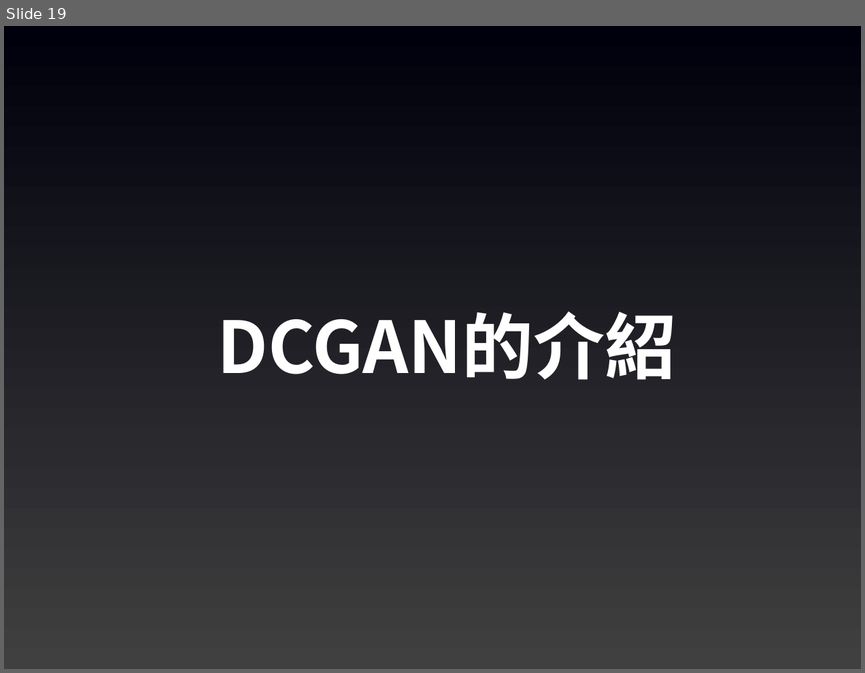
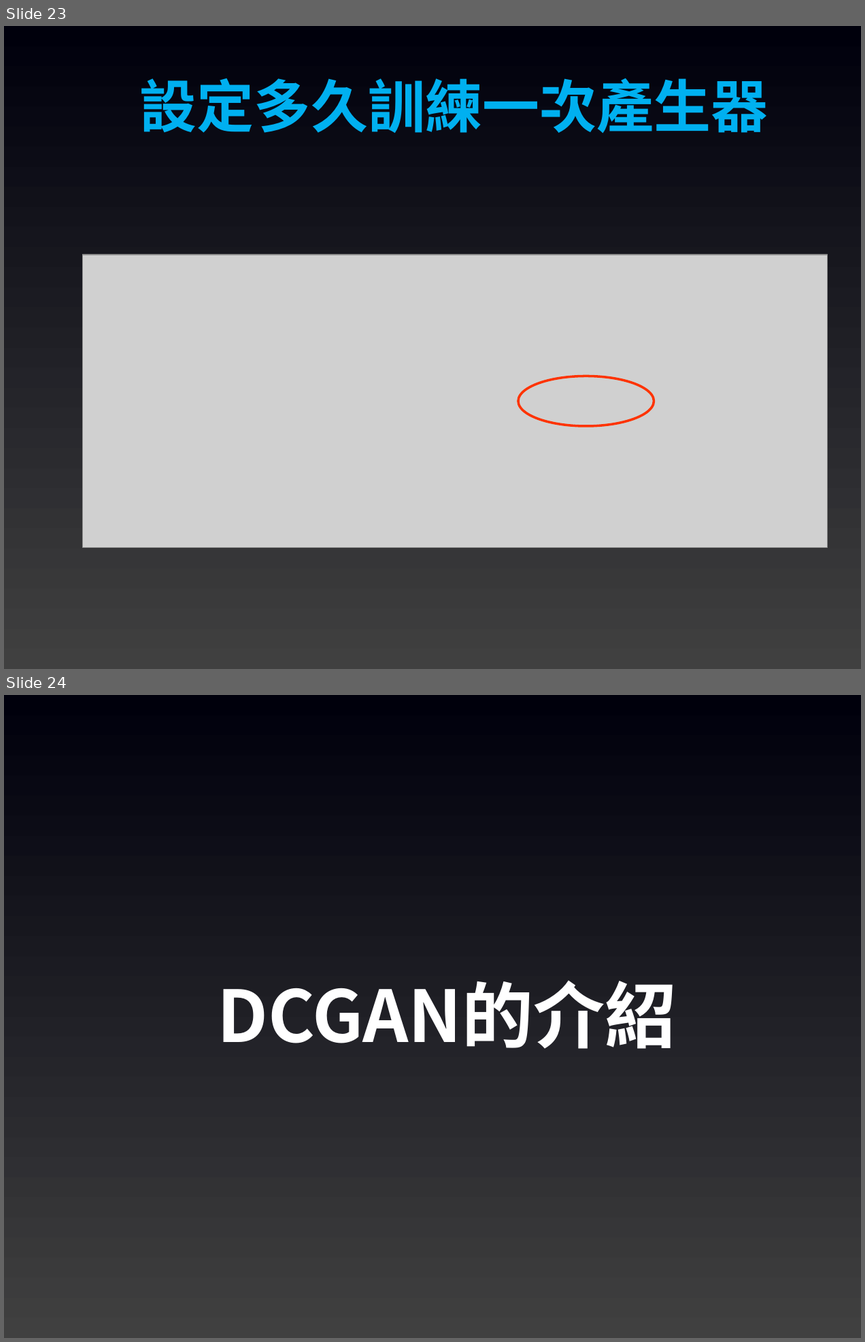
Before and after one commit to joshhu/cht_pytorch_201910, a slide deck: 05 - GAN.pptx. Shown one above the other, each under a label of ours: slide 19 before the commit, slides 23 and 24 after it. The pictures are 865x673 and 865x1342 pixels, drawn with LibreOffice and Linux fonts; fonts in the diff are those of the drawing; grey boxes stand for pictures. Boxes give left, top, right and bottom in pixels: in the first picture for what was removed or moved away, otherwise in the second. Text is boxed around its words. In the diff, an @@ line names an element or a change of style, - is before the commit and + after.

```diff
--- a/05 - GAN.pptx
+++ b/05 - GAN.pptx
@@ slide 23 added at [4,26,861,669], background gradient #404040 to #00000C @@
@@ text added at [139,78,768,133], 48 pt, text #00B0F0, bold @@
+設定多久訓練一次產生器
@@ picture added at [83,254,827,548] @@
@@ ellipse added at [518,376,653,425], outline #FF3300 2 pt @@
@@ what was slide 19 is now slide 24 @@
```
Also in this commit, not shown: 1 slide changed, 4 other slides added, 5 other files.
